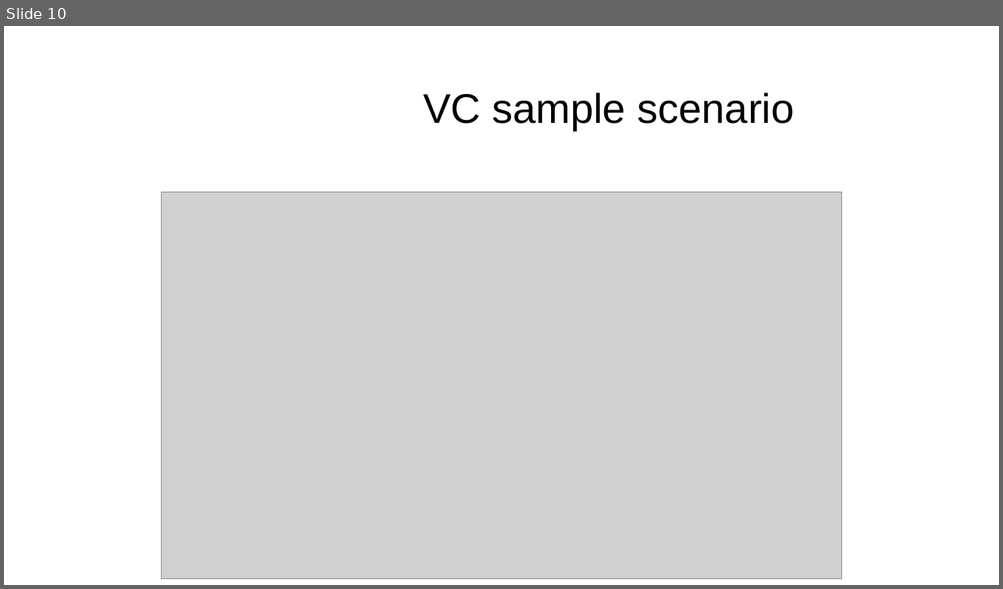
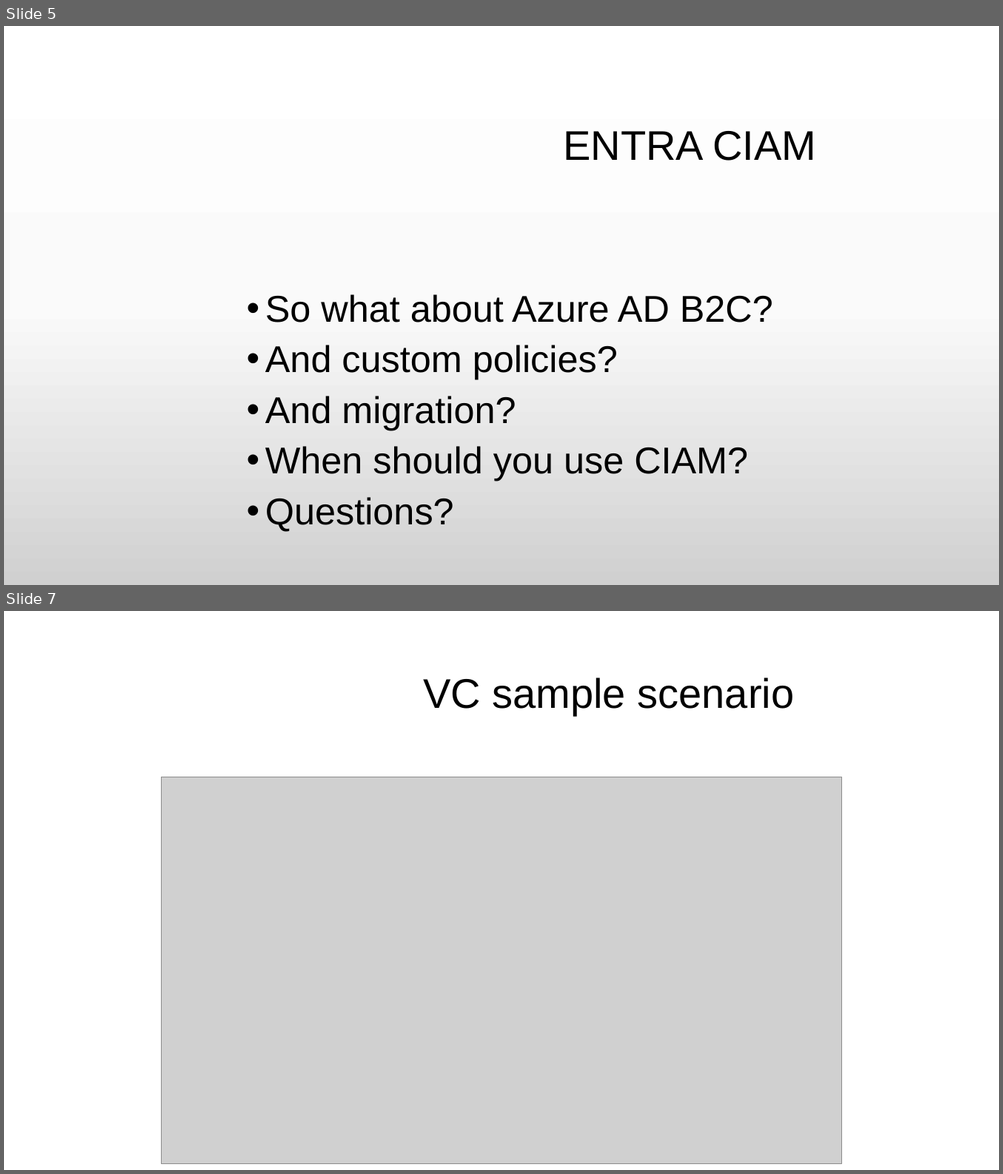
Before and after one commit to rbrayb/Presentations, a slide deck: Entra-CIAM-and-VC/Entra-CIAM-and-VC.pptx. Shown one above the other, each under a label of ours: slide 10 before the commit, slides 5 and 7 after it; the slides between them are not shown. The pictures are 1003x589 and 1003x1174 pixels, drawn with LibreOffice and Linux fonts; fonts in the diff are those of the drawing; grey boxes stand for pictures; background and template pictures are left out. Boxes give left, top, right and bottom in pixels: in the first picture for what was removed or moved away, otherwise in the second. Text is boxed around its words. In the diff, an @@ line names an element or a change of style, - is before the commit and + after.

```diff
--- a/Entra-CIAM-and-VC/Entra-CIAM-and-VC.pptx
+++ b/Entra-CIAM-and-VC/Entra-CIAM-and-VC.pptx
@@ slide 5 added at [4, 26, 999, 585], background gradient #FFFFFF to #FBFBFB to #D1D1D1 @@
@@ title added at [563, 131, 816, 161], 40 pt, text #000000 @@
+ENTRA CIAM
@@ text added at [265, 295, 773, 532], 36 pt, text #000000 @@
+• So what about Azure AD B2C?
+• And custom policies?
+• And migration?
+• When should you use CIAM?
+• Questions?
@@ what was slide 10 is now slide 7 @@
```
Also in this commit, not shown: 3 slides changed, 2 other slides added, 15 slides removed, 1 other file.
